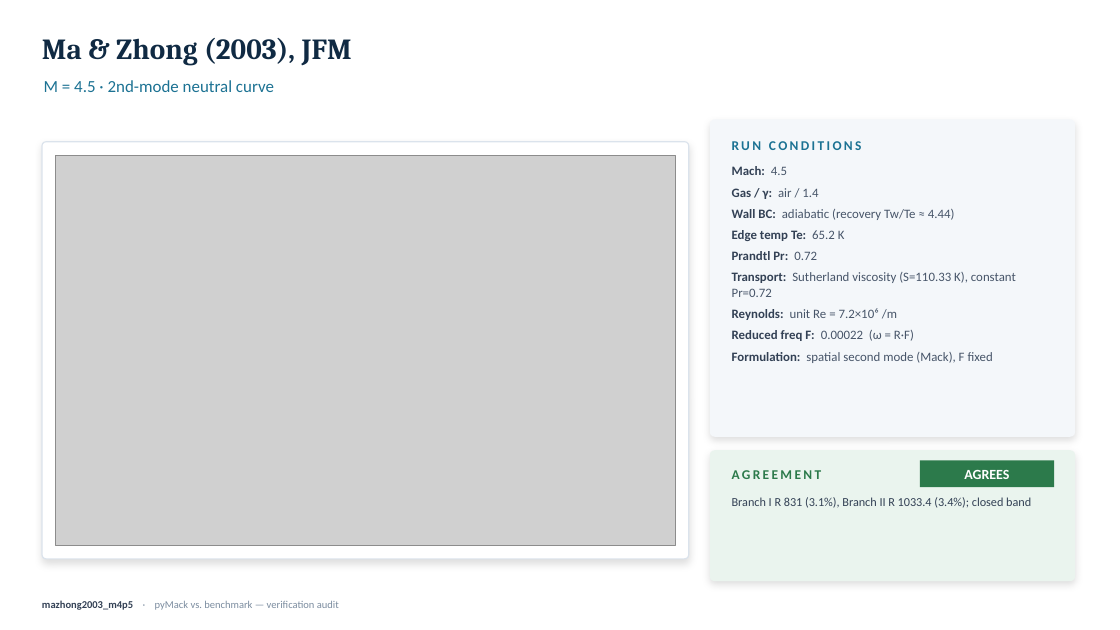
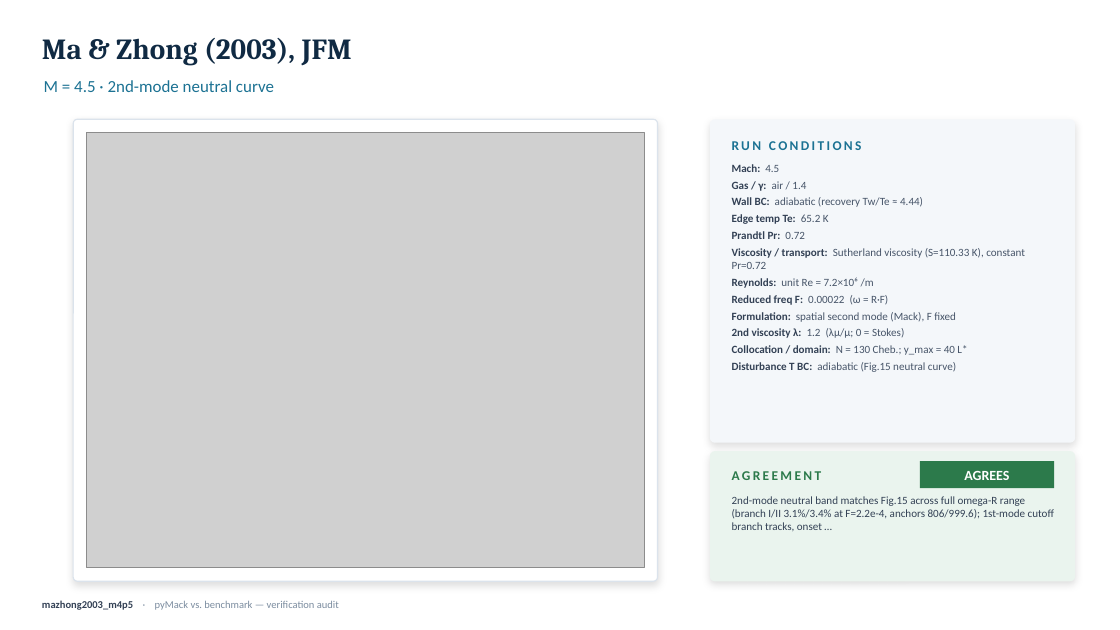
Before and after one commit to BARDAK1995/pyMack, a slide deck: slide 13 of verification/slides/pyMack_validation.pptx. Drawn at 1120x630 pixels with LibreOffice and Linux fonts; fonts in the diff are those of the drawing; grey boxes stand for pictures. Boxes give left, top, right and bottom in pixels: in the first picture for what was removed or moved away, otherwise in the second. Text is boxed around its words. In the diff, an @@ line names an element or a change of style, - is before the commit and + after.

Commit message:
verification: complete-curve overlays, OG-anchored cone, full-curve Ma&Zhong, LST params on deck
Özgen: re-extract the FULL c_i=0 neutral contour (marching squares, both modes incl. Phase-2 low-α onset extension) and re-judge by nearest-point match. M4 now AGREES on the complete two-lobe structure (2nd-mode 0%, 1st cutoff 2%, ~85% coverage); M6 acceptable (4 branches); M2/M3 acceptable (agree where resolvable, low-α onset CS-limited); M7/M8/M10 acceptable (2nd-mode cutoff 2-6% agrees, but pyMack connects the modes where Özgen separates them — documented inter-mode over-prediction, topology_ok=false).

Cone: re-anchored to the OG source — Sivasubramanian (2012) PhD thesis Fig. 5.1 (N≈9.5 at f≈210 kHz / F=1.071e-5), the linear regime of S&F 2015 JFM 768, cross-checked vs BAM6QT design review arXiv:2509.10411. Domain-matched N re-integration over the thesis x*-window: frequency 210 kHz EXACT; peak N 8.0-8.1 vs 9.5 (~15% short, bounded self-similar/Mangler deficit, documented). Replaces the prior loose N~7-8 / 220-280 kHz benchmark.

Ma & Zhong: upgraded from a 2-point check to a FULL neutral-curve comparison (Fig. 15, ω vs R). pyMack reproduces the entire 2nd-mode band to ~3-5% (F=2.2e-4 crosses at R~831/1033 vs §6 anchors 806/999.6); 1st-mode cutoff tracks, onset partial.

Slide deck: every case slide now lists the LST/solver parameters (viscosity model + value, 2nd-viscosity λ, collocation N, domain y_max, disturbance-T BC, mode-selection method); taller agreement card so metrics aren't clipped (QA-verified). Copyrighted thesis/figure renders gitignored.

```diff
--- a/verification/slides/pyMack_validation.pptx
+++ b/verification/slides/pyMack_validation.pptx
@@ rounded rectangle at [73, 119, 658, 581]: proportions changed @@
@@ rounded rectangle: place and size @@
-rounded rectangle at [42, 142, 689, 560]
+rounded rectangle at [73, 119, 658, 581]
@@ rounded rectangle: place and size @@
-rounded rectangle at [710, 119, 1075, 437]
+rounded rectangle at [710, 119, 1075, 443]
@@ picture: place and size @@
-picture at [55, 155, 676, 546]
+picture at [87, 133, 644, 568]
@@ text at [732, 164, 956, 322]: size 11 to 9.5 pt in "Mach: 4.5", "Gas / γ: air / 1.4", "Wall BC: adiabatic (recovery Tw/Te ≈ 4.44)", "Edge temp Te: 65.2 K" and 4 more places; less space between paragraphs @@
@@ text at [732, 248, 1025, 269]: text changed; size 11 to 9.5 pt @@
-Transport: Sutherland viscosity (S=110.33 K), constant Pr=0.72
+Viscosity / transport: Sutherland viscosity (S=110.33 K), constant Pr=0.72
@@ text at [732, 328, 967, 372]: paragraphs added @@
+2nd viscosity λ: 1.2 (λμ/μ; 0 = Stokes)
+Collocation / domain: N = 130 Cheb.; y_max = 40 L*
+Disturbance T BC: adiabatic (Fig.15 neutral curve)
@@ rounded rectangle at [710, 451, 1075, 581]: proportions changed @@
@@ text at [732, 496, 1054, 531]: text changed; size 10.5 to 9.5 pt @@
-Branch I R 831 (3.1%), Branch II R 1033.4 (3.4%); closed band
+2nd-mode neutral band matches Fig.15 across full omega-R range (branch I/II 3.1%/3.4% at F=2.2e-4, anchors 806/999.6); 1st-mode cutoff branch tracks, onset …
```
Also in this commit, not shown: 19 other slides changed, 37 other files.
